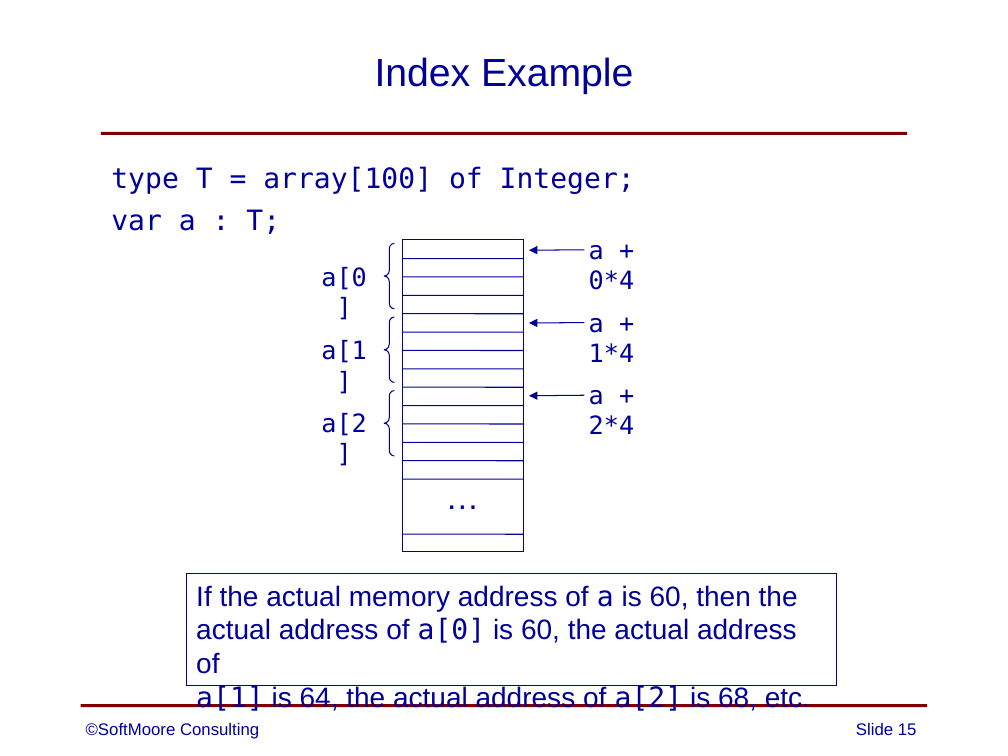
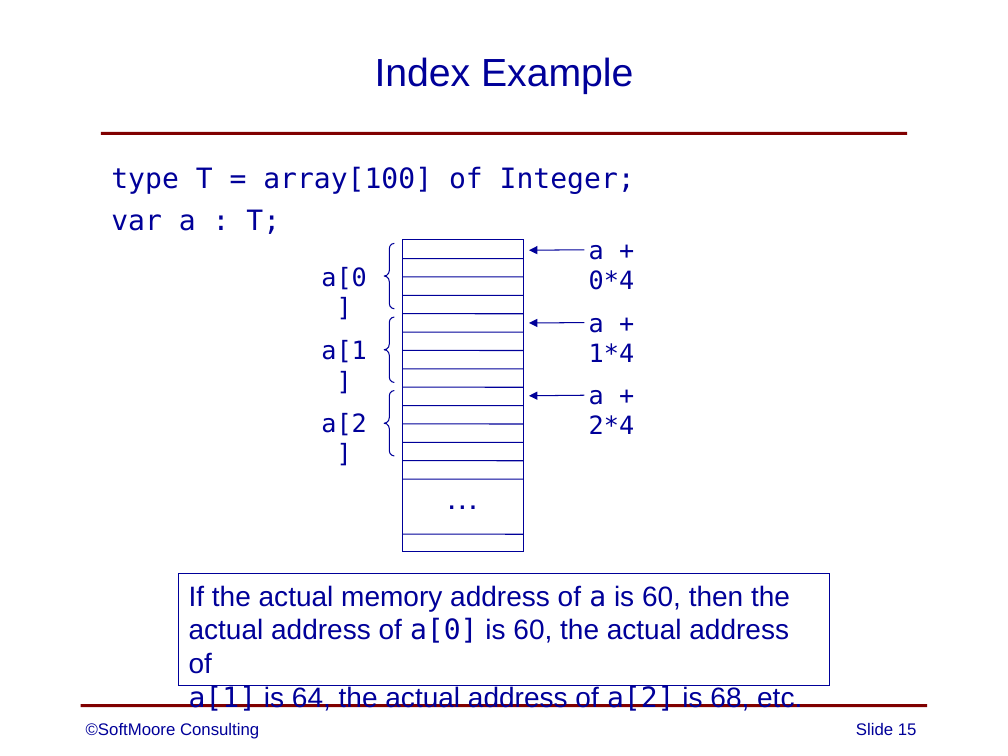
Before and after one commit to SoftMoore/CPRL-Kt-2nd, a slide deck: slide 15 of PowerPoints/14 - Arrays.pptx. Drawn at 1008x756 pixels with LibreOffice and Linux fonts; fonts in the diff are those of the drawing. Boxes give left, top, right and bottom in pixels: in the first picture for what was removed or moved away, otherwise in the second. Text is boxed around its words. In the diff, an @@ line names an element or a change of style, - is before the commit and + after.

```diff
--- a/PowerPoints/14 - Arrays.pptx
+++ b/PowerPoints/14 - Arrays.pptx
@@ rectangle "If the actual memory address ...": place and size @@
-rectangle "If the actual memory address ..." at [186, 574, 837, 685]
+rectangle "If the actual memory address ..." at [178, 574, 829, 685]
```
Also in this commit, not shown: 1 other slide changed.
